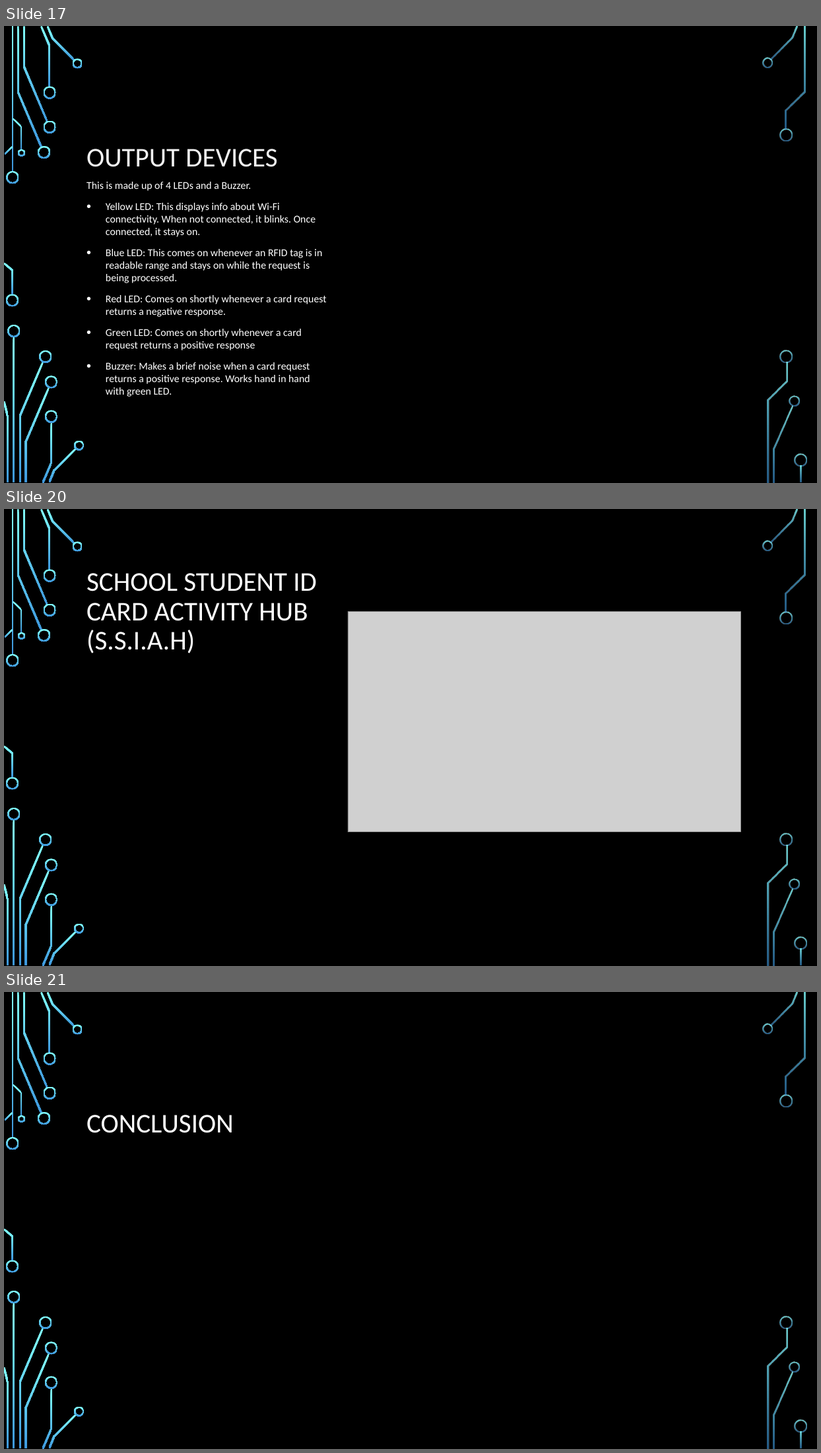
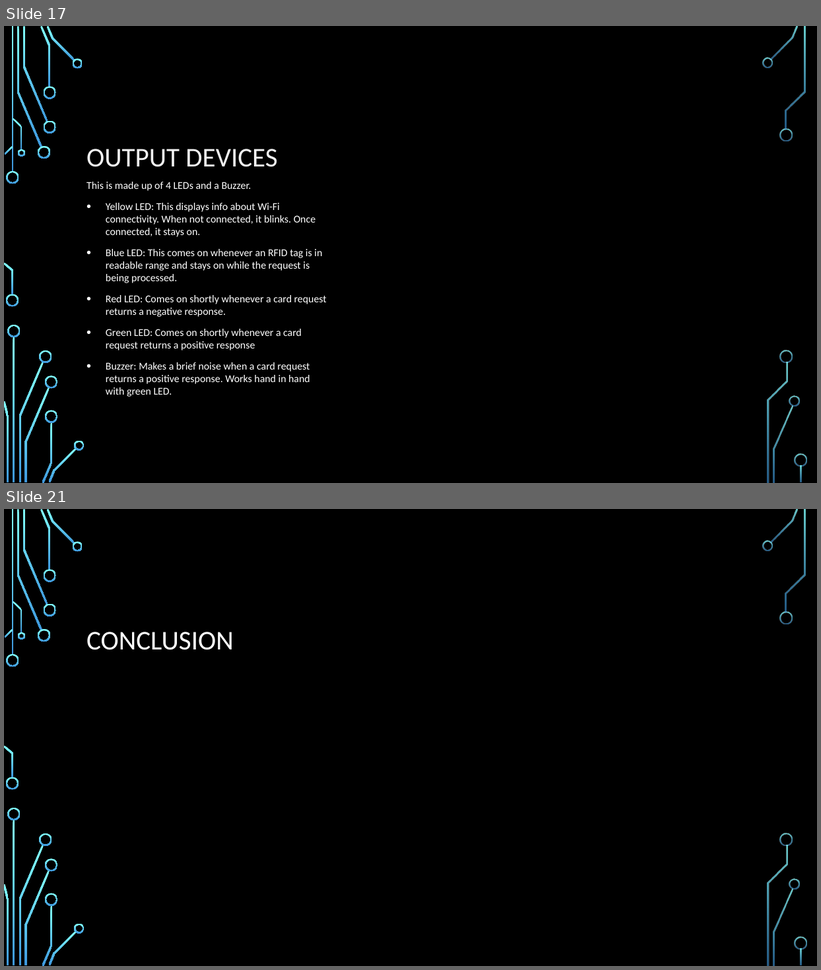
Before and after one commit to Emerald2240/CEE-Project, a slide deck: DESIGN AND IMPLEMENTATION OF A WEB-BASED SMART RFID.pptx. Shown one above the other, each under a label of ours: slides 17, 20 and 21 before the commit, slides 17 and 21 after it; the slides between them are not shown. The pictures are 821x1453 and 821x970 pixels, drawn with LibreOffice and Linux fonts; fonts in the diff are those of the drawing; grey boxes stand for pictures; background and template pictures are left out. Boxes give left, top, right and bottom in pixels: in the first picture for what was removed or moved away, otherwise in the second. Text is boxed around its words. In the diff, an @@ line names an element or a change of style, - is before the commit and + after.

```diff
--- a/DESIGN AND IMPLEMENTATION OF A WEB-BASED SMART RFID.pptx
+++ b/DESIGN AND IMPLEMENTATION OF A WEB-BASED SMART RFID.pptx
@@ slide 20 removed at (4,509,817,966), background picture (left out); not listed: 36 template elements that a slide beside it also shows @@
@@ title removed at (86,573,317,654) @@
-SCHOOL STUDENT ID CARD ACTIVITY HUB (S.S.I.A.H)
@@ picture removed at (348,611,741,832) @@
```
Also in this commit, not shown: 2 slides changed, 1 slide added, 5 other files.
